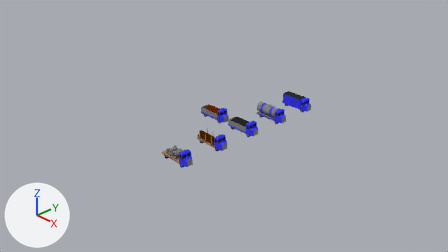
Before and after pictures for a commit that changed the Blender file Assets/Blender/Road_vehicles/lorry1.blend.
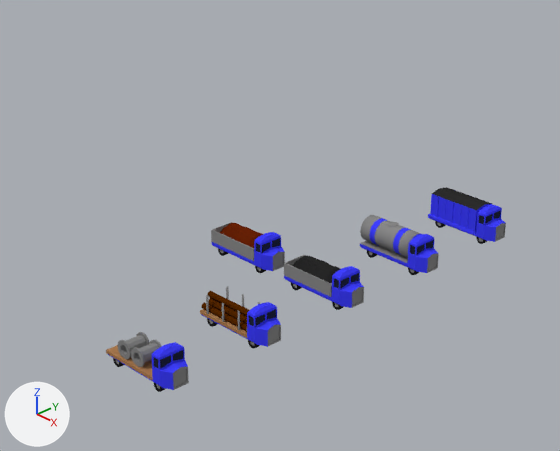
Each version is shown from the file's camera 'Camera', then close up on the part from 27% to 74% of the width and 8% to 75% of the height. The lights are fixed; the arrows at lower left show +X, +Y and +Z.

Script lines for the objects in view, before the commit:
```python
ob_cube_000 = bpy.data.objects.new('Cube.000', me_cube_004)
ob_cube_000.location = (0.0, 1.0, 0.0)
ob_cube_000.scale = (0.2, 0.2, 0.2)
ob_cube_003 = bpy.data.objects.new('Cube.003', me_cube_003)
ob_cube_003.location = (0.0, 0.0, 0.0)
ob_cube_003.scale = (0.2, 0.2, 0.2)
ob_cube_004 = bpy.data.objects.new('Cube.004', me_cube_010)
ob_cube_004.location = (0.0, 2.0, 0.0)
ob_cube_004.scale = (0.2, 0.2, 0.2)
ob_cube_006 = bpy.data.objects.new('Cube.006', me_cube_008)
ob_cube_006.location = (0.0, 3.0, 0.0)
ob_cube_006.scale = (0.2, 0.2, 0.2)
ob_cube_009 = bpy.data.objects.new('Cube.009', me_cube_014)
ob_cube_009.location = (-1.0, 1.0, 0.045)
ob_cube_009.scale = (0.2, 0.2, 0.2)
ob_cube_010 = bpy.data.objects.new('Cube.010', me_cube_001)
ob_cube_010.location = (0.0, -1.0, 0.0)
ob_cube_010.scale = (0.2, 0.2, 0.2)
ob_cube_012 = bpy.data.objects.new('Cube.012', me_cube_013)
ob_cube_012.location = (0.0, 1.0, 0.045)
ob_cube_012.scale = (0.2, 0.2, 0.2)
ob_cube_014 = bpy.data.objects.new('Cube.014', me_cube_016)
ob_cube_014.location = (-1.0, 1.0, 0.0)
ob_cube_014.scale = (0.2, 0.2, 0.2)
ob_drum = bpy.data.objects.new('Drum', me_cylinder)
ob_drum.location = (0.183, -1.0, 0.175)
ob_drum.rotation_euler = (1.571, 0.0, 0.0)  # degrees (90, 0, 0)
ob_drum.scale = (0.408, 0.408, 0.408)
```
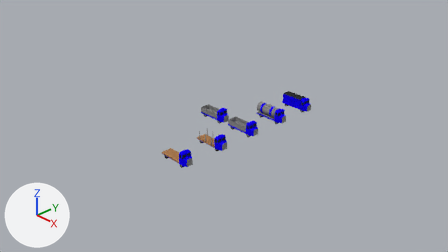
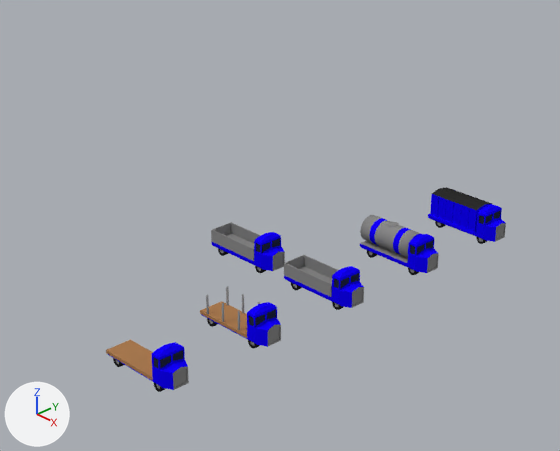
Changed parts and their boxes [x1, y1, x2, y2] in the close-ups (560 x 451 px):
'Drum', hidden
    before: [118, 332, 162, 367]
'Cube.012', deleted
    before: [292, 255, 340, 283]
'Cube.009', deleted
    before: [220, 223, 263, 248]
'Cylinder.058', hidden
    before: [207, 291, 249, 316]
'Cylinder.045', hidden
    before: [201, 302, 247, 331]
'Cylinder.054', hidden
    before: [209, 299, 247, 324]
part 1 of me_cube_016, recoloured
    both: [212, 232, 285, 271]
part 2 of me_cube_001, recoloured
    both: [108, 342, 188, 390]
part 3 of me_cube_010, recoloured
    both: [360, 218, 438, 273]
part 4 of me_cube_008, recoloured
    both: [428, 194, 505, 242]
part 5 of me_cube_004, recoloured
    both: [284, 266, 364, 308]
part 6 of me_cube_003, recoloured
    both: [201, 302, 281, 347]
part 7 of me_cylinder, deleted
    before: [131, 339, 162, 367]

Diff of the bpy script that builds the scene:
```diff
--- a/Assets/Blender/Road_vehicles/lorry1.blend.py
+++ b/Assets/Blender/Road_vehicles/lorry1.blend.py
@@ mat_companycolor @@
+mat_companycolor = diffuse_material('CompanyColor')
+mat_companycolor.base_color = (0.006, 0.0, 1.0)  # blue #1200ff
@@ me_cube_016 @@
 me_cube_016.from_pydata(...)  # 139 vertices, 123 faces; spans x -1.0..3.0, y -0.63..0.63, z 0.25..1.72
 # used by ob_cube_014; location = (-1.0, 1.0, 0.0); scale = (0.2, 0.2, 0.2)
+# me_cube_016 part 1: all 97 faces that had it switch from mat_material (blue #3f3fff) to mat_companycolor (blue #1200ff)
 me_cube_016.materials.append(mat_window)
@@ me_cube_001 @@
 me_cube_001.from_pydata(...)  # 127 vertices, 111 faces; spans x -1.0..3.0, y -0.63..0.63, z 0.25..1.72
 # used by ob_cube_010; location = (0.0, -1.0, 0.0); scale = (0.2, 0.2, 0.2)
+# me_cube_001 part 2: all 93 faces that had it switch from mat_material (blue #3f3fff) to mat_companycolor (blue #1200ff)
 me_cube_001.materials.append(mat_window)
@@ me_cube_010 @@
 me_cube_010.from_pydata(...)  # 271 vertices, 226 faces; spans x -1.06..3.0, y -0.64..0.64, z 0.25..1.8
 # used by ob_cube_004; location = (0.0, 2.0, 0.0); scale = (0.2, 0.2, 0.2)
+# me_cube_010 part 3: all 147 faces that had it switch from mat_material (blue #3f3fff) to mat_companycolor (blue #1200ff)
 me_cube_010.materials.append(mat_window)
@@ me_cube_008 @@
 me_cube_008.from_pydata(...)  # 254 vertices, 213 faces; spans x -1.03..3.0, y -0.66..0.66, z 0.25..1.74
 # used by ob_cube_006; location = (0.0, 3.0, 0.0); scale = (0.2, 0.2, 0.2)
+# me_cube_008 part 4: all 184 faces that had it switch from mat_material (blue #3f3fff) to mat_companycolor (blue #1200ff)
 me_cube_008.materials.append(mat_window)
@@ me_cube_004 @@
 me_cube_004.from_pydata(...)  # 139 vertices, 123 faces; spans x -1.0..3.0, y -0.63..0.63, z 0.25..1.72
 # used by ob_cube_000; location = (0.0, 1.0, 0.0); scale = (0.2, 0.2, 0.2)
+# me_cube_004 part 5: all 97 faces that had it switch from mat_material (blue #3f3fff) to mat_companycolor (blue #1200ff)
 me_cube_004.materials.append(mat_window)
@@ me_cube_003 @@
 me_cube_003.from_pydata(...)  # 127 vertices, 111 faces; spans x -1.0..3.0, y -0.63..0.63, z 0.25..1.72
 # used by ob_cube_003; location = (0.0, 0.0, 0.0); scale = (0.2, 0.2, 0.2)
+# me_cube_003 part 6: all 93 faces that had it switch from mat_material (blue #3f3fff) to mat_companycolor (blue #1200ff)
 me_cube_003.materials.append(mat_window)
@@ me_cylinder @@
 me_cylinder.from_pydata(...)  # 288 vertices, 288 faces; spans x -0.621..0.2, y -0.2..0.2, z -0.251..0.251
 # used by ob_drum; location = (0.183, -1.0, 0.175); rotation_euler = (1.571, 0.0, 0.0), in degrees (90, 0, 0); scale = (0.408, 0.408, 0.408)
+# me_cylinder part 7: the loose piece of 144 vertices spanning x -0.2..0.2, y -0.2..0.2, z -0.251..0.251 is deleted
 me_cylinder.materials.append(mat_steel)
@@ ob_cube_009 @@
-ob_cube_009 = bpy.data.objects.new('Cube.009', me_cube_014)
-ob_cube_009.location = (-1.0, 1.0, 0.045)
-ob_cube_009.scale = (0.2, 0.2, 0.2)
@@ ob_cube_012 @@
-ob_cube_012 = bpy.data.objects.new('Cube.012', me_cube_013)
-ob_cube_012.location = (0.0, 1.0, 0.045)
-ob_cube_012.scale = (0.2, 0.2, 0.2)
@@ ob_cylinder_045 @@
 ob_cylinder_045.scale = (0.572, 0.572, 0.572)
+ob_cylinder_045.hide_viewport = True
@@ ob_cylinder_054 @@
 ob_cylinder_054.scale = (0.572, 0.572, 0.572)
+ob_cylinder_054.hide_viewport = True
@@ ob_cylinder_058 @@
 ob_cylinder_058.scale = (0.572, 0.572, 0.572)
+ob_cylinder_058.hide_viewport = True
@@ ob_drum @@
 ob_drum.scale = (0.408, 0.408, 0.408)
+ob_drum.hide_viewport = True
```
